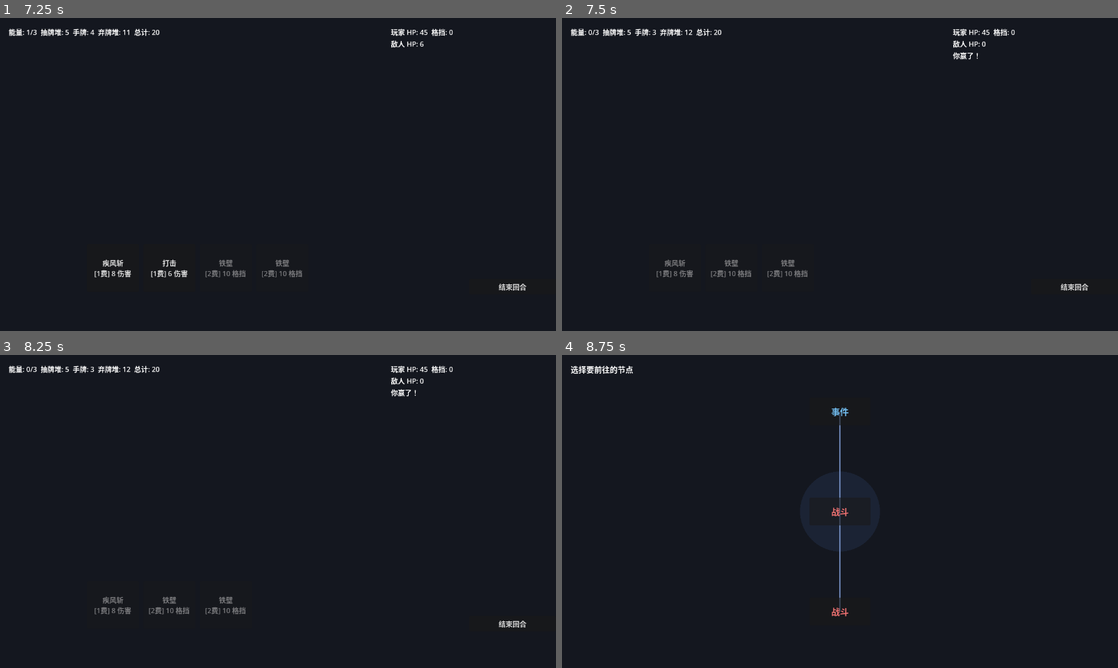
Above: before the commit, frames 1-4 (two rows, left to right).
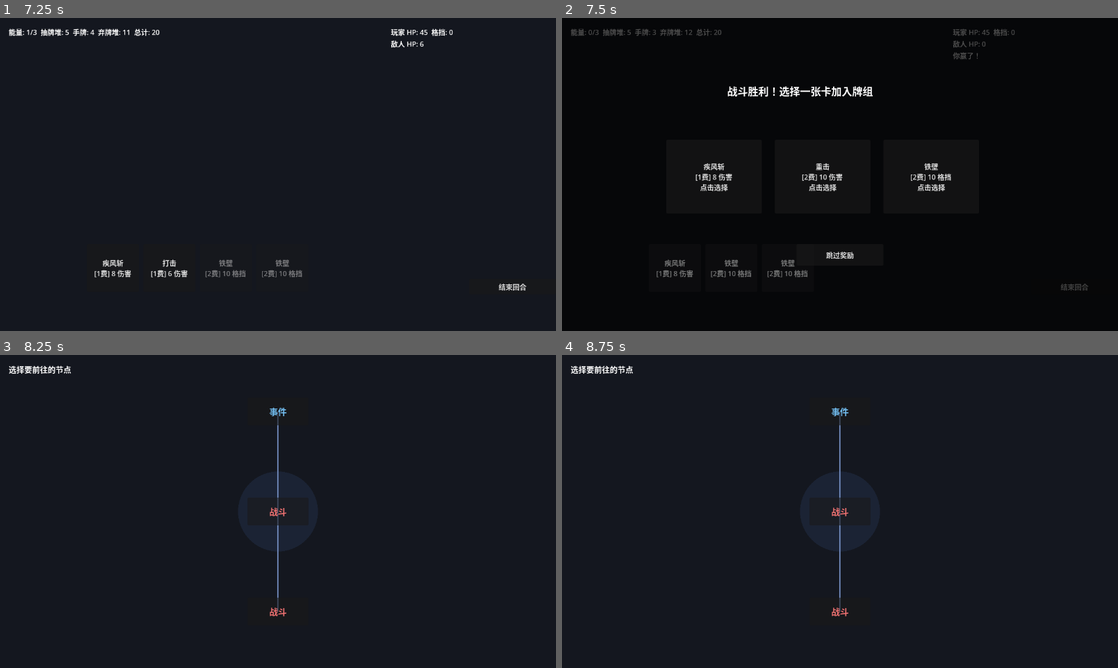
Above: after the commit, the same moments.

Repository: td1ql/godward
Game: Godot game, scene res://scenes/map.tscn
The game is run twice, just before and just after one commit, with the same random seed, the same clock (stepped at 60 frames per second) and the same inputs.
Inputs (mouse positions are in pixels of both pictures, inside the frame that each line leads up to):
- Up to frame 1 (7.25 s): click "起点" at 0.5 s; click "战斗" at 1.25 s; click "战斗" at 2 s; click "结束回合" at 2.75 s; click "打击 [1费] 6 伤害" at 3.5 s; click "疾风斩 [1费] 8 伤害" at 4.25 s; click "防御 [1费] 5 格挡" at 5 s; click "结束回合" at 5.75 s; click "重击 [2费] 10 伤害" at 6.5 s
- Up to frame 2 (7.5 s): click "打击 [1费] 6 伤害" at 7.25 s
- Up to frame 3 (8.25 s): click (150, 514) at 8 s, where only the run after the commit has a clickable "疾风斩 [1费] 8 伤害 点击选择"
- Up to frame 4 (8.75 s): no input

Frame 1 is identical in both runs. In frame 2, 2.0% of the frame differs, in the area x 1-95%, y 3-88%; in frame 3, 1.4%; in frame 4, nothing differs.

Commit message:
feat: 战斗胜利后三选一加牌（可跳过）

Diff:
--- a/scripts/battle_demo.gd
+++ b/scripts/battle_demo.gd
@@ -105,8 +105,7 @@
 	if enemy_hp <= 0:
 		game_over = true
 		GameState.player_hp = max(1, player_hp)
-		await get_tree().create_timer(1.2).timeout
-		get_tree().change_scene_to_file("res://scenes/map.tscn")
+		_show_reward()
 	elif player_hp <= 0:
 		game_over = true
 		await get_tree().create_timer(1.5).timeout
@@ -123,3 +122,50 @@
 		combat_label.text += "\n你赢了！"
 	elif player_hp <= 0:
 		combat_label.text += "\n你被打败了..."
+# ========== 战斗胜利奖励 ==========
+func _show_reward() -> void:
+	var pool := ["打击", "防御", "重击", "铁壁", "疾风斩"]
+	pool.shuffle()
+
+	var overlay := Control.new()
+	overlay.size = Vector2(1280, 720)
+	overlay.mouse_filter = Control.MOUSE_FILTER_STOP
+	add_child(overlay)
+
+	var dim := ColorRect.new()
+	dim.color = Color(0, 0, 0, 0.7)
+	dim.size = Vector2(1280, 720)
+	overlay.add_child(dim)
+
+	var title := Label.new()
+	title.text = "战斗胜利！选择一张卡加入牌组"
+	title.position = Vector2(380, 150)
+	title.add_theme_font_size_override("font_size", 24)
+	overlay.add_child(title)
+
+	for i in range(3):
+		var card_name: String = pool[i]
+		var d: Dictionary = CARD_DB[card_name]
+		var btn := Button.new()
+		btn.size = Vector2(220, 170)
+		btn.position = Vector2(240 + i * 250, 280)
+		if d["damage"] > 0:
+			btn.text = "%s\n[%d费] %d 伤害\n\n点击选择" % [card_name, d["cost"], d["damage"]]
+		else:
+			btn.text = "%s\n[%d费] %d 格挡\n\n点击选择" % [card_name, d["cost"], d["block"]]
+		btn.pressed.connect(_choose_reward.bind(card_name))
+		overlay.add_child(btn)
+
+	var skip := Button.new()
+	skip.text = "跳过奖励"
+	skip.size = Vector2(200, 50)
+	skip.position = Vector2(540, 520)
+	skip.pressed.connect(_finish_reward)
+	overlay.add_child(skip)
+
+func _choose_reward(card_name: String) -> void:
+	GameState.deck.append(card_name)
+	_finish_reward()
+
+func _finish_reward() -> void:
+	get_tree().change_scene_to_file("res://scenes/map.tscn")
